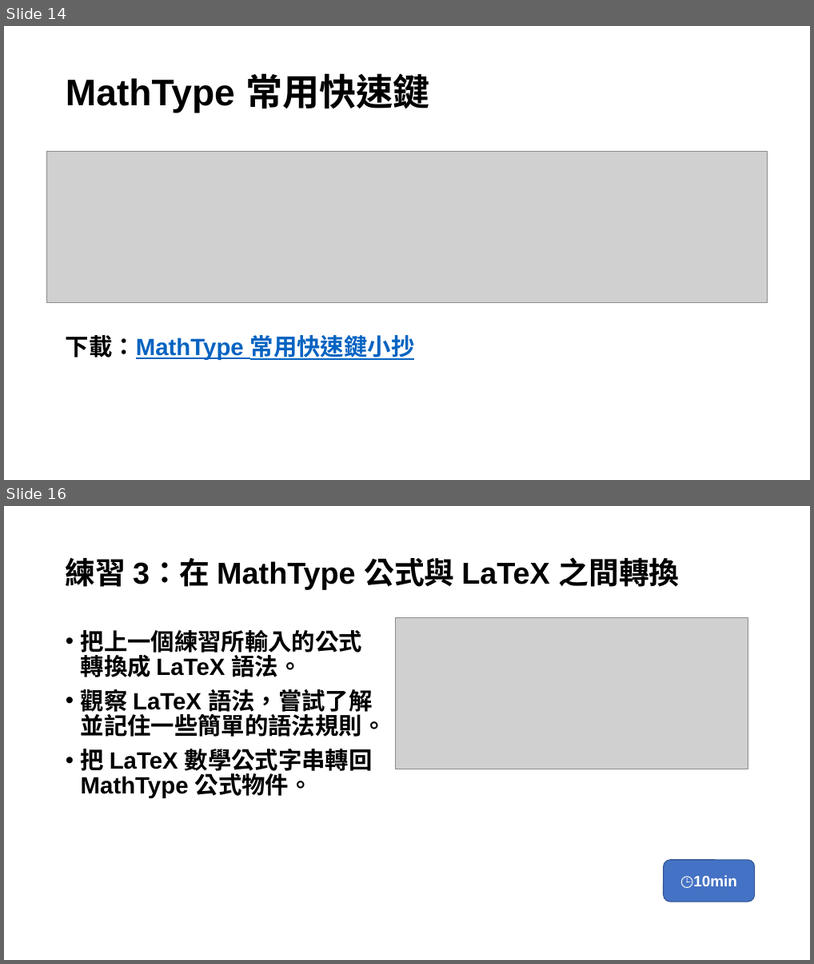
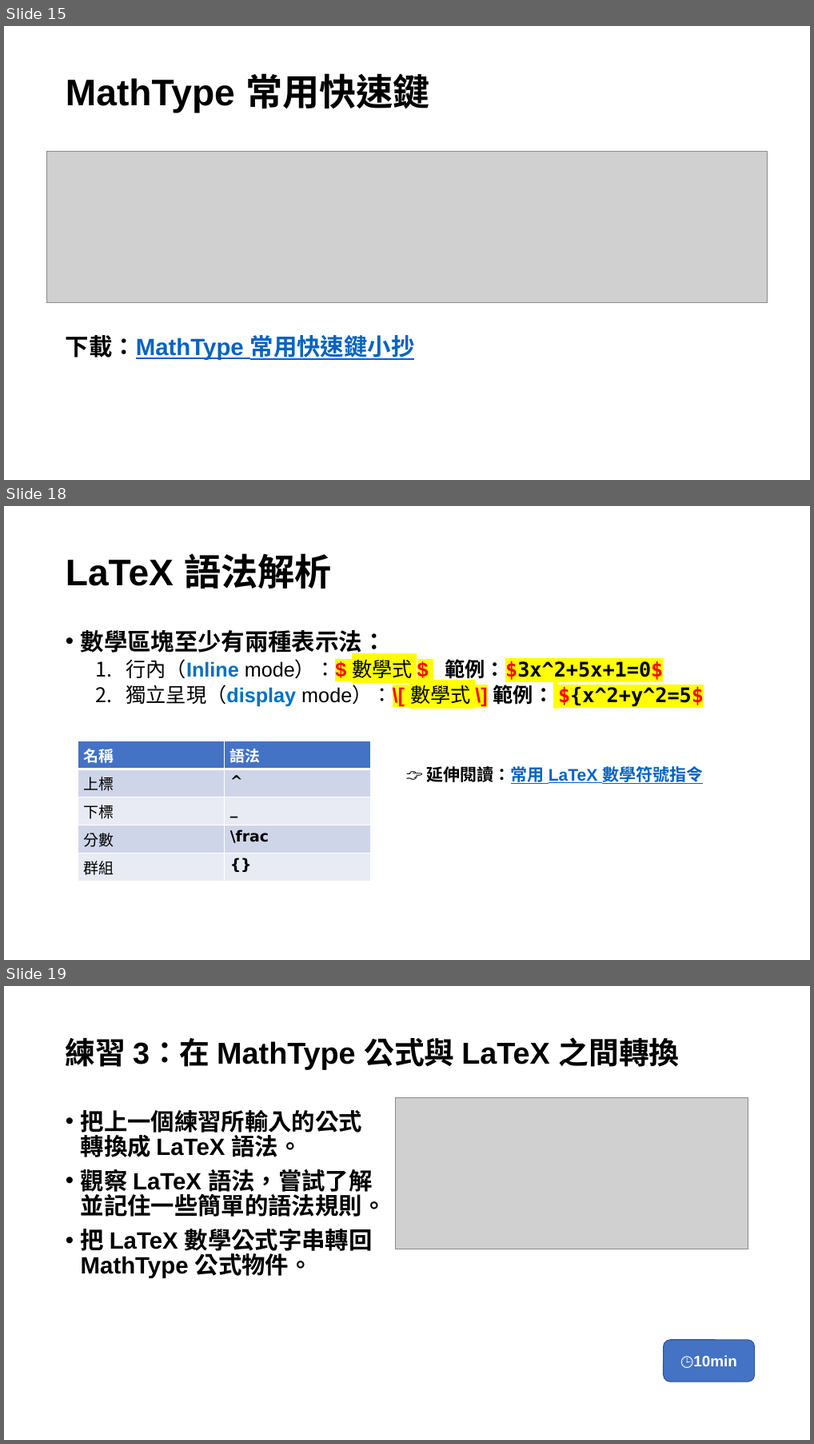
Before and after one commit to huanlin/VisualAids, a slide deck: Seminar/視障輔助教材轉檔研討會/投影片.pptx. Shown one above the other, each under a label of ours: slides 14 and 16 before the commit, slides 15, 18 and 19 after it; the slides between them are not shown. The pictures are 814x964 and 814x1444 pixels, drawn with LibreOffice and Linux fonts; fonts in the diff are those of the drawing; grey boxes stand for pictures. Boxes give left, top, right and bottom in pixels: in the first picture for what was removed or moved away, otherwise in the second. Text is boxed around its words. In the diff, an @@ line names an element or a change of style, - is before the commit and + after.

```diff
--- a/Seminar/視障輔助教材轉檔研討會/投影片.pptx
+++ b/Seminar/視障輔助教材轉檔研討會/投影片.pptx
@@ slide 18 added at [4,506,810,960], background #FFFFFF @@
@@ title added at [66,553,332,588], 44 pt, text #000000, bold @@
+LaTeX 語法解析
@@ text added at [81,630,704,708], 24 pt, text #000000, bold @@
+• 數學區塊至少有兩種表示法：
+  1. 行內（Inline mode）：$ 數學式 $ 範例：$3x^2+5x+1=0$
+  2. 獨立呈現（display mode）：\[ 數學式 \] 範例： ${x^2+y^2=5$
@@ table added at [78,741,370,878], 5 rows, 2 columns @@
+名稱 | 語法
+上標 | ^
+下標 | _
+分數 | \frac
+群組 | {}
@@ text added at [427,764,703,784], 20 pt, text #0563C1, bold, underline @@
+👉 延伸閱讀：常用 LaTeX 數學符號指令
@@ what was slide 14 is now slide 15 @@
@@ what was slide 16 is now slide 19 @@
```
Also in this commit, not shown: 4 slides changed, 13 other slides added.
